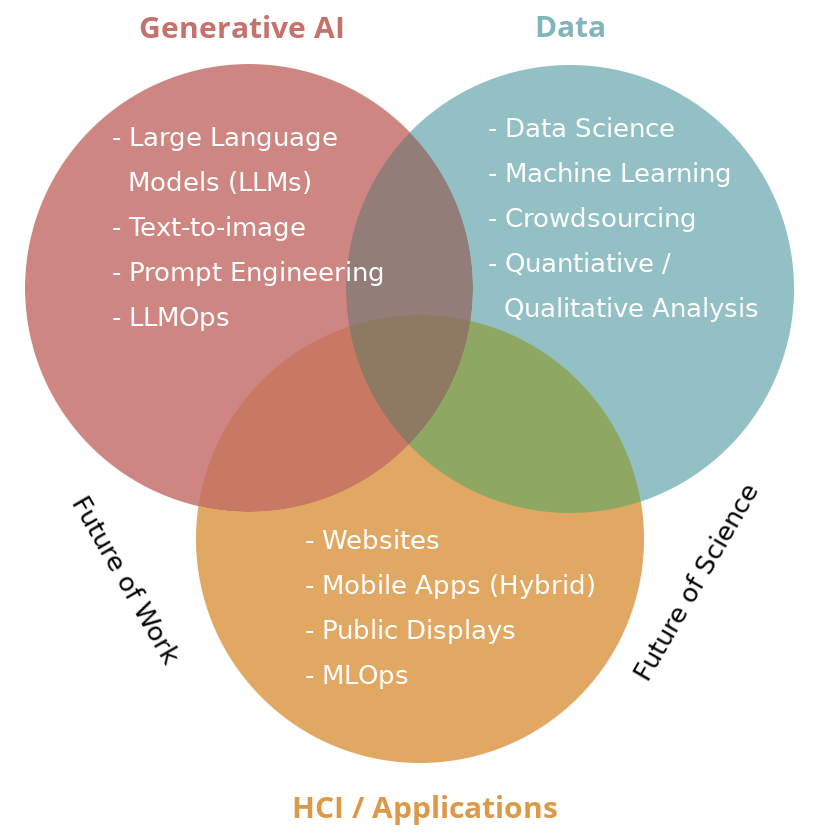
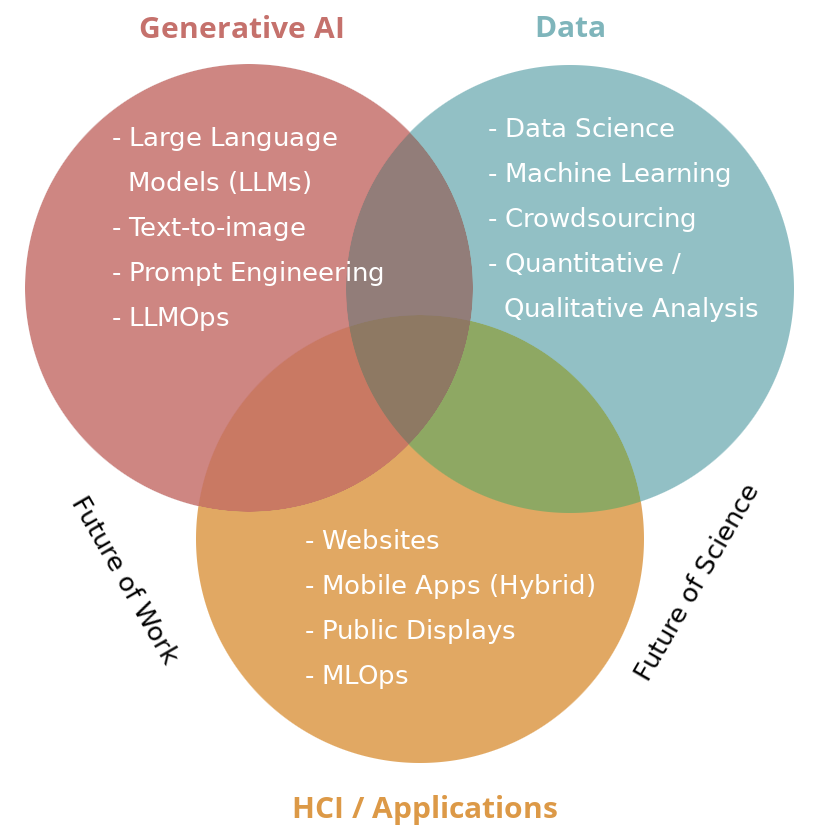
The second 823×836 image is a revision of the first. Changes to its layers:
painted on "- Data Science ..." over 590, 252, 681, 274
